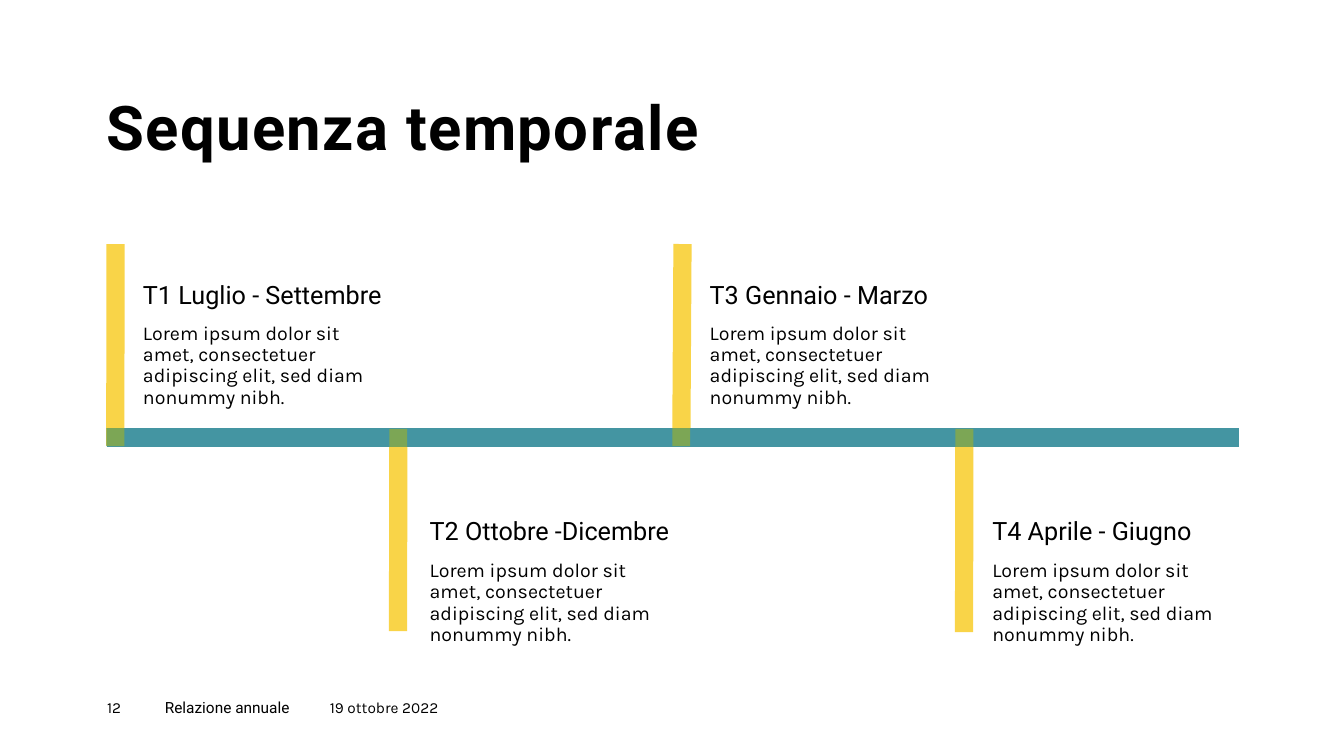
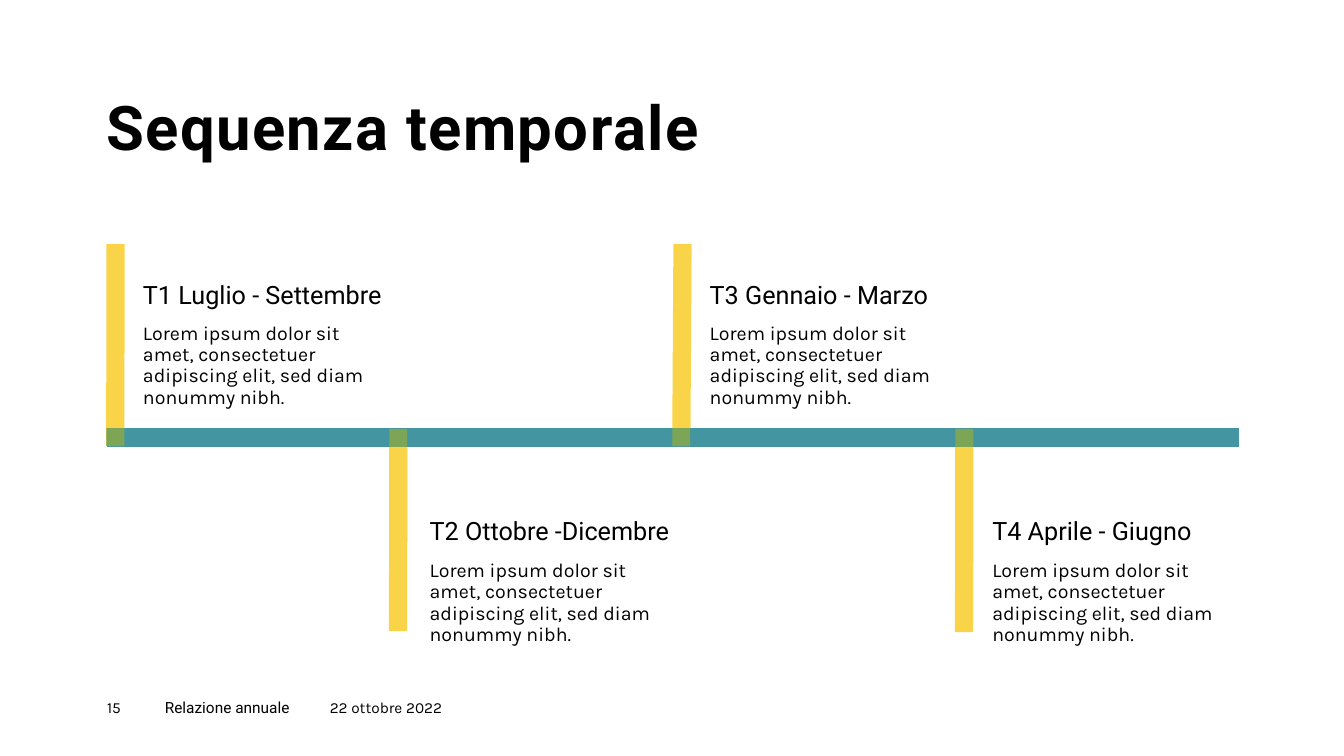
Before and after one commit to GiulioAppetito/Progetto-AMOD-21-22, a slide deck: slide 15 of Presentazione Progetto AMOD.pptx (slide 12 before the commit). Drawn at 1344x756 pixels with LibreOffice and Linux fonts; fonts in the diff are those of the drawing. Boxes give left, top, right and bottom in pixels: in the first picture for what was removed or moved away, otherwise in the second. Text is boxed around its words. In the diff, an @@ line names an element or a change of style, - is before the commit and + after.

```diff
--- a/Presentazione Progetto AMOD.pptx
+++ b/Presentazione Progetto AMOD.pptx
@@ page number at bbox=[107, 703, 121, 713]: text changed @@
-12
+15
@@ text at bbox=[330, 702, 442, 713]: text changed @@
-19 ottobre 2022
+22 ottobre 2022
```
Also in this commit, not shown: 10 other slides changed, 5 slides added, 2 slides removed, 1 other file.
